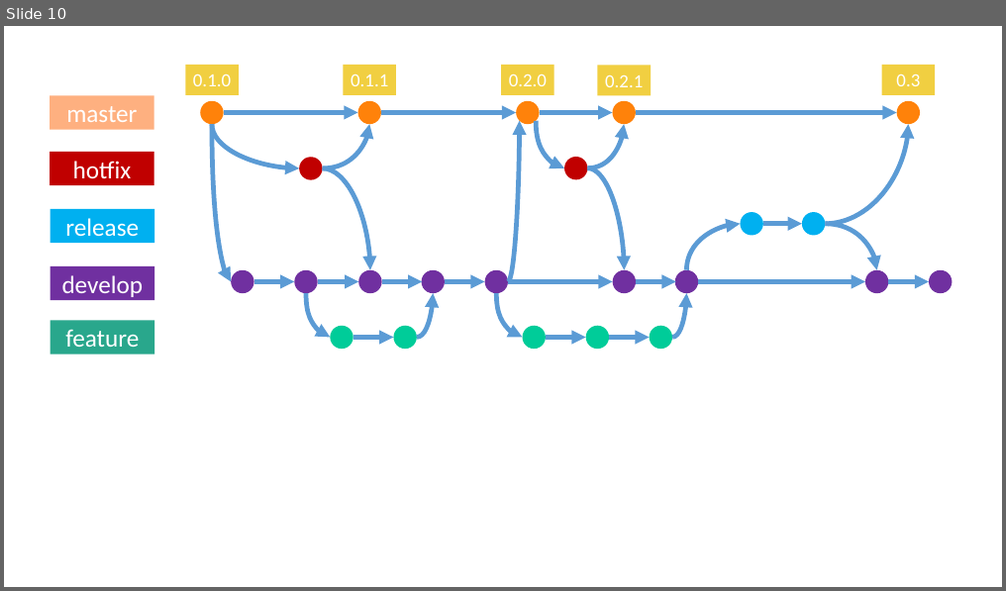
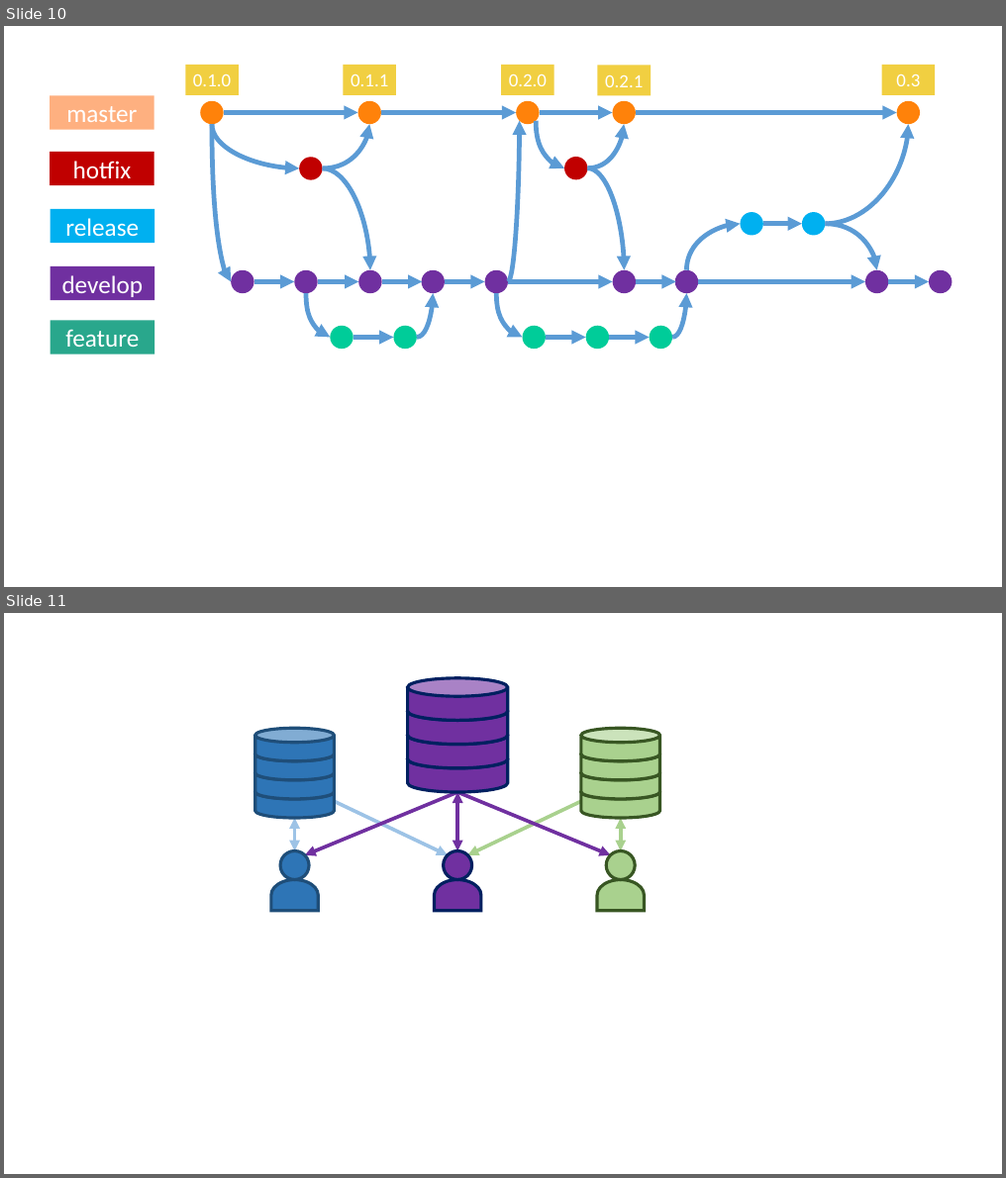
Before and after one commit to ymekesser/leveraging-git-presentation, a slide deck: graph_diagrams.pptx. Shown one above the other, each under a label of ours: slide 10 before the commit, slides 10 and 11 after it. The pictures are 1006x591 and 1006x1178 pixels, drawn with LibreOffice and Linux fonts; fonts in the diff are those of the drawing. Boxes give left, top, right and bottom in pixels: in the first picture for what was removed or moved away, otherwise in the second. Text is boxed around its words. In the diff, an @@ line names an element or a change of style, - is before the commit and + after.

Commit message:
added forking workflow slide

```diff
--- a/graph_diagrams.pptx
+++ b/graph_diagrams.pptx
@@ slide 11 added at box(4, 613, 1002, 1174), background #FFFFFF @@
@@ group added at box(408, 678, 508, 792): 4 cylinders @@
@@ group added at box(255, 728, 334, 818): 4 cylinders @@
@@ group added at box(581, 728, 659, 818): 4 cylinders @@
@@ double arrow added from (294, 851) to (294, 818), #9DC3E6 3.5 pt @@
@@ arrow added from (457, 792) to (305, 856), #7030A0 3.5 pt @@
@@ arrow added from (334, 802) to (448, 856), #9DC3E6 3.5 pt @@
@@ arrow added from (457, 792) to (611, 856), #7030A0 3.5 pt @@
@@ double arrow added from (457, 851) to (457, 792), #7030A0 3.5 pt @@
@@ arrow added from (581, 802) to (468, 856), #A9D18E 3.5 pt @@
@@ double arrow added from (621, 851) to (621, 818), #A9D18E 3.5 pt @@
@@ ellipse added at box(280, 851, 309, 879), fill #2E75B6, outline #1F4E79 3 pt @@
@@ ellipse added at box(444, 851, 472, 879), fill #7030A0, outline #002060 3 pt @@
@@ ellipse added at box(607, 851, 635, 879), fill #A9D18E, outline #385723 3 pt @@
@@ flow chart delay added at box(271, 880, 319, 911), fill #2E75B6, outline #1F4E79 3 pt @@
@@ flow chart delay added at box(434, 880, 481, 911), fill #7030A0, outline #002060 3 pt @@
@@ flow chart delay added at box(597, 880, 645, 911), fill #A9D18E, outline #385723 3 pt @@
```
Also in this commit, not shown: 2 other files.
